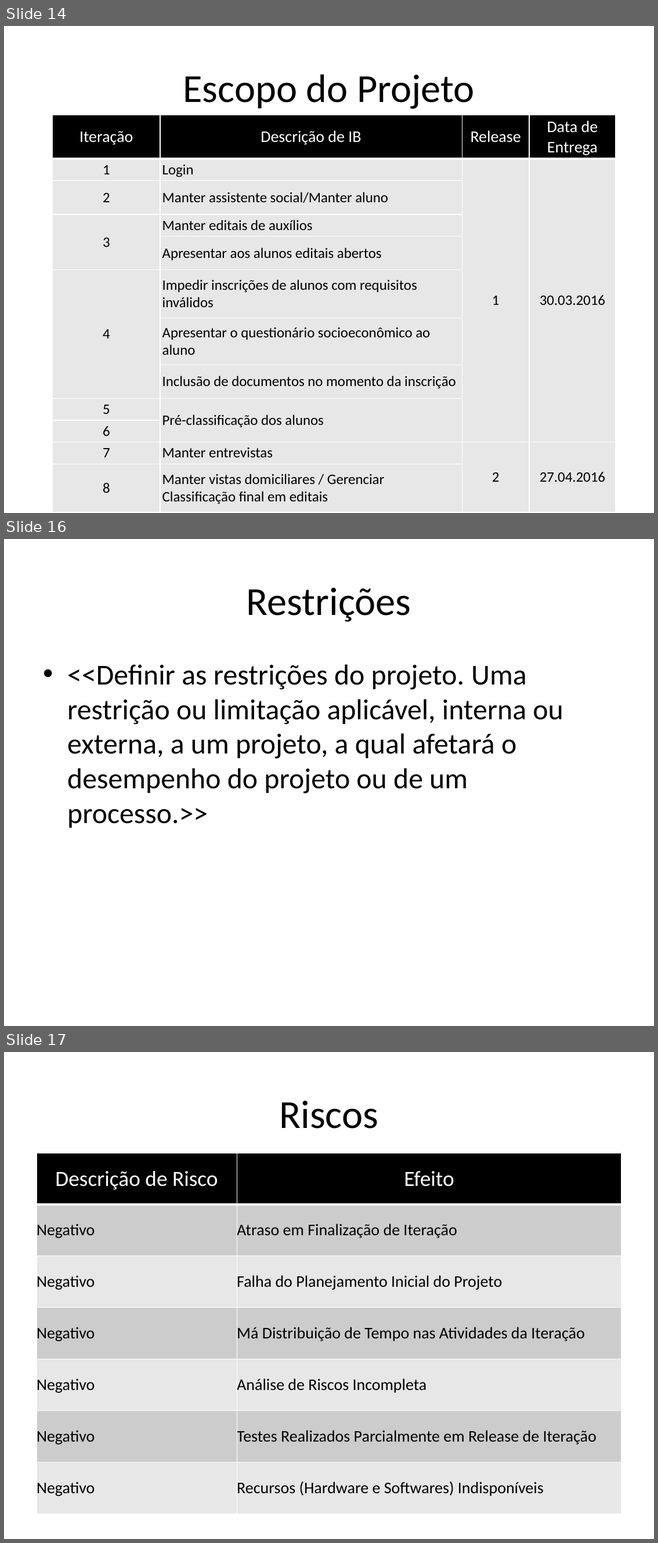
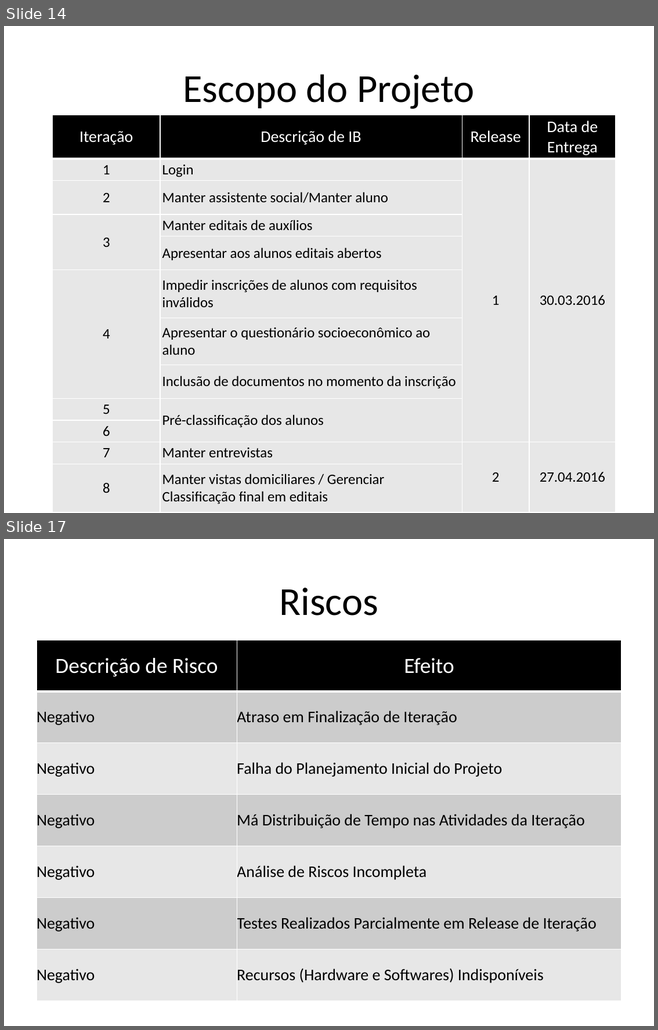
Before and after one commit to amslv/SIGEAS, a slide deck: 02-PROJETO-2015.2/01-GERENCIA DE PROJETO/PPJ-Plano de Projeto.pptx. Shown one above the other, each under a label of ours: slides 14, 16 and 17 before the commit, slides 14 and 17 after it; the slides between them are not shown. The pictures are 658x1543 and 658x1030 pixels, drawn with LibreOffice and Linux fonts; fonts in the diff are those of the drawing. Boxes give left, top, right and bottom in pixels: in the first picture for what was removed or moved away, otherwise in the second. Text is boxed around its words. In the diff, an @@ line names an element or a change of style, - is before the commit and + after.

```diff
--- a/02-PROJETO-2015.2/01-GERENCIA DE PROJETO/PPJ-Plano de Projeto.pptx
+++ b/02-PROJETO-2015.2/01-GERENCIA DE PROJETO/PPJ-Plano de Projeto.pptx
@@ slide 16 removed at <box>4,539,654,1026</box>, background #FFFFFF @@
@@ title removed at <box>246,588,411,622</box> @@
-Restrições
@@ text removed at <box>67,664,563,828</box> @@
-• <<Definir as restrições do projeto. Uma restrição ou limitação aplicável, interna ou externa, a um projeto, a qual afetará o desempenho do projeto ou de um processo.>>
```
Also in this commit, not shown: 2 slides added, 1 other slide removed, 1 other file.
